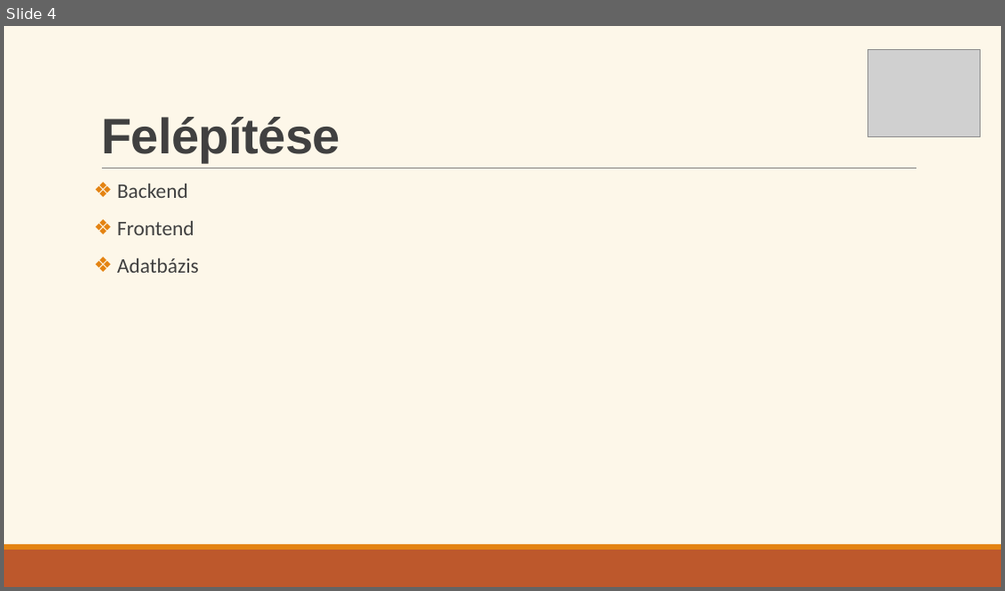
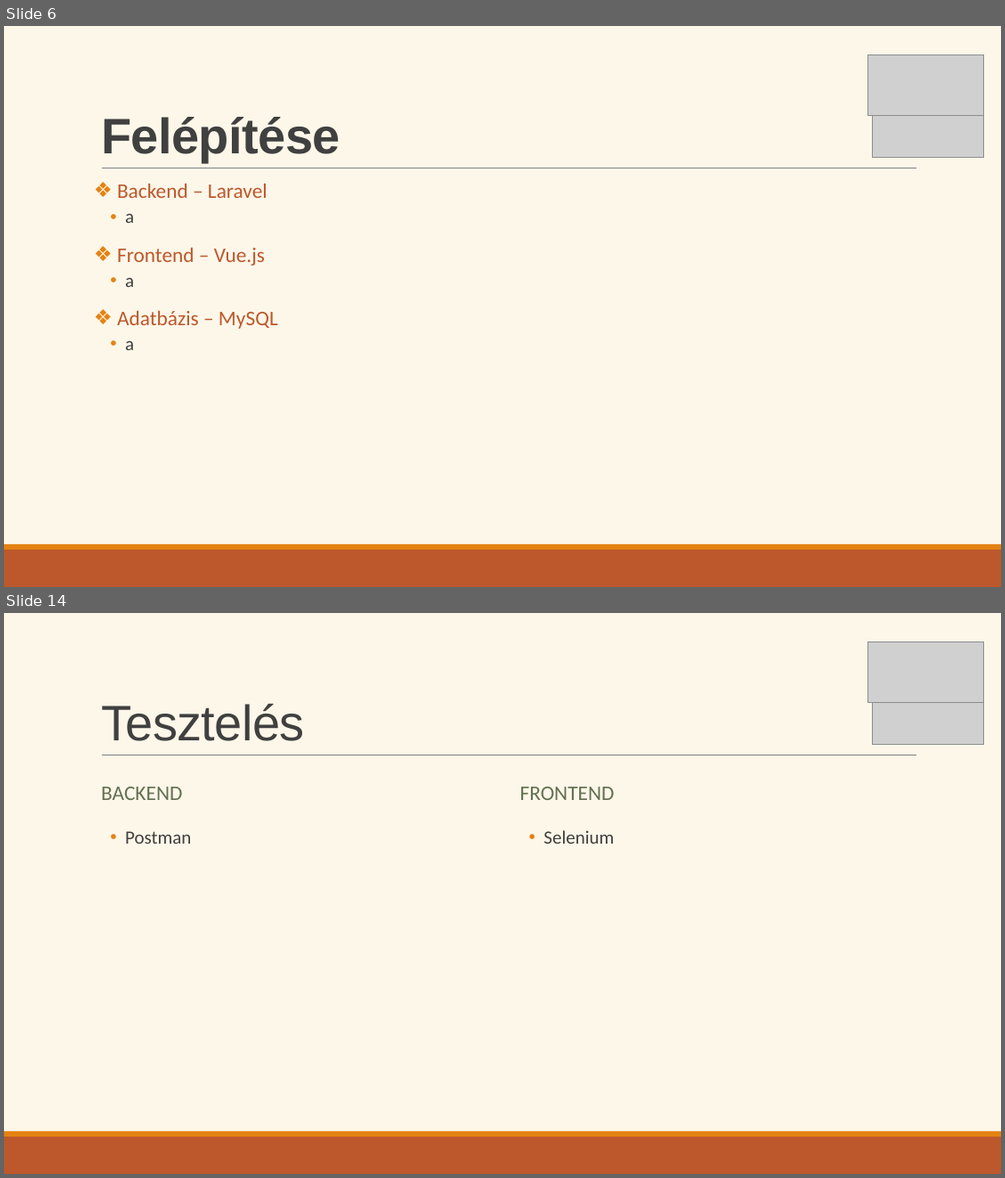
Before and after one commit to Ella50/13_S1_1_vizsgaremek, a slide deck: Dokumentációhoz/Prezentáció/eMenza_AtkariAriella_FarkasDominik.pptx. Shown one above the other, each under a label of ours: slide 4 before the commit, slides 6 and 14 after it; the slides between them are not shown. The pictures are 1005x591 and 1005x1178 pixels, drawn with LibreOffice and Linux fonts; fonts in the diff are those of the drawing; grey boxes stand for pictures. Boxes give left, top, right and bottom in pixels: in the first picture for what was removed or moved away, otherwise in the second. Text is boxed around its words. In the diff, an @@ line names an element or a change of style, - is before the commit and + after.

```diff
--- a/Dokumentációhoz/Prezentáció/eMenza_AtkariAriella_FarkasDominik.pptx
+++ b/Dokumentációhoz/Prezentáció/eMenza_AtkariAriella_FarkasDominik.pptx
@@ slide 14 added at (4, 613, 1001, 1174), background #FDF7E9; not listed: 3 template elements that a slide beside it also shows @@
@@ picture added at (867, 641, 984, 703) @@
@@ title added at (101, 703, 305, 741), 48 pt, text #404040 @@
+Tesztelés
@@ picture added at (872, 698, 984, 745) @@
@@ text added at (101, 787, 182, 800), 20 pt, text #637052 @@
+BACKEND
@@ text added at (520, 787, 615, 800), 20 pt, text #637052 @@
+FRONTEND
@@ text added at (125, 831, 191, 844), 18 pt, text #404040 @@
+  • Postman
@@ text added at (543, 830, 614, 844), 18 pt, text #404040 @@
+  • Selenium
@@ what was slide 4 is now slide 6 @@
@@ slide 6 changed as well @@
@@ picture: place and size @@
-picture at (867, 49, 979, 136)
+picture at (867, 54, 984, 116)
@@ picture added at (872, 111, 984, 158) @@
@@ text at (117, 184, 278, 350): text changed; text colour #404040 to #BD582C @@
-❖ Backend
-❖ Frontend
-❖ Adatbázis
+❖ Backend – Laravel
+  • a
+❖ Frontend – Vue.js
+  • a
+❖ Adatbázis – MySQL
+  • a
```
Also in this commit, not shown: 5 other slides changed, 13 other slides added, 1 slide removed.
